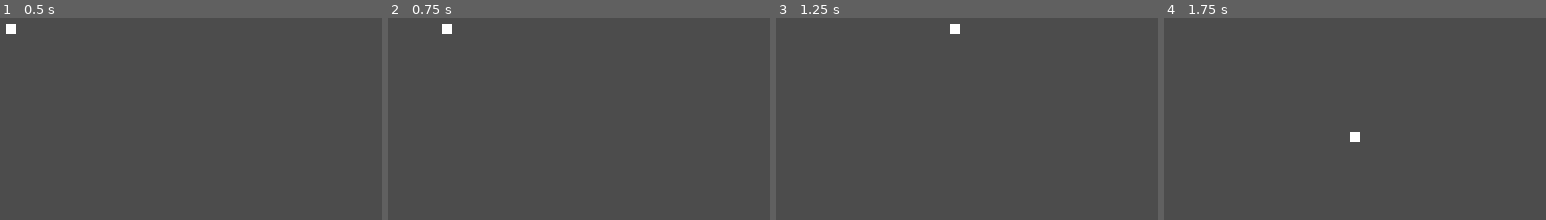
Above: before the commit, frames 1-4 (left to right).
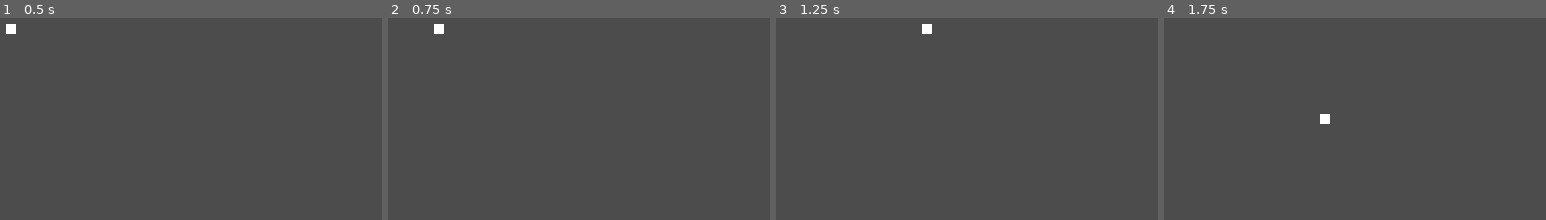
Above: after the commit, the same moments.

Repository: arnath/godot-snake
Game: Godot game, scene res://scenes/Main.tscn
Same seed, same stepped clock (60 frames per second), same inputs: the game is played once before the commit and once after it.
Inputs:
- Up to frame 1 (0.5 s): no input
- Up to frame 2 (0.75 s): tap Enter at 0.5 s; hold Right (ui_right) from 0.53 s (still down)
- Up to frame 3 (1.25 s): keep holding Right (ui_right)
- Up to frame 4 (1.75 s): release Right (ui_right) at 1.28 s; hold Down (ui_down) from 1.28 s (still down)

Frame 1 is identical in both runs. In frame 2, 0.2% of the frame differs, in the area x 12-17%, y 2-8%; in frame 3, 0.3%, in the area x 38-49%, y 2-8%; in frame 4, 0.3%.

Commit message:
Finally got interpolated grid movement to work correctly.

Diff:
--- a/scripts/Snake.gd
+++ b/scripts/Snake.gd
@@ -8,8 +8,8 @@
     DOWN
 }
 
-export(int) var tile_size_pixels = 64
-export(float) var speed_tiles_per_sec = 0.1
+export(int) var tile_size_pixels = 16
+export(float) var speed_tiles_per_sec = 20
 
 var movementVectors = {
     0: Vector2.RIGHT,
@@ -18,12 +18,10 @@
     3: Vector2.DOWN
 }
 
-var direction := -1
-var screen_size: Vector2
-
-func _ready() -> void:
-    screen_size = get_viewport_rect().size
-    hide()
+var direction = -1
+var originalPosition: Vector2
+var targetPosition: Vector2
+var offset: float = 0
 
 # Set movement direction based on unhandled input.
 func _unhandled_input(_event: InputEvent) -> void:
@@ -36,13 +34,22 @@
     elif Input.is_action_pressed("ui_down") and direction != 2:
         direction = 3
 
-func _physics_process(_delta: float) -> void:
-    if direction != -1:
-        position += movementVectors[direction] * tile_size_pixels * speed_tiles_per_sec
-        position.x = clamp(position.x, 0, screen_size.x)
-        position.y = clamp(position.y, 0, screen_size.y)
+func _physics_process(delta: float) -> void:
+    var weight = delta * speed_tiles_per_sec
+
+    # If the next cell has been reached, set a new target.
+    if position == targetPosition and direction != -1:
+        originalPosition = position
+        targetPosition = position + (movementVectors[direction] * tile_size_pixels)
+        offset = 0
+
+    # Move toward the target.
+    if position != targetPosition:
+        offset += weight
+        position = lerp(originalPosition, targetPosition, offset)
 
 # Start a new game.
 func start(pos: Vector2) -> void:
     position = pos
+    targetPosition = pos
     show()
